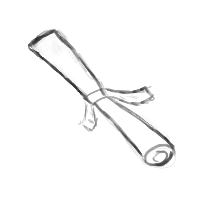
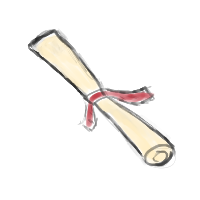
Before/after of a 200x200 layered artwork. What changed in the layer stack:
added group "Calque de groupe 4" with 2 layers above "Arrière-plan" over [35, 34, 173, 165]
added layer "Calque de dessin 5" in group "Calque de groupe 4" over [64, 64, 173, 165]
added layer "Calque de dessin 3" in group "Calque de groupe 4" over [35, 34, 173, 165]
